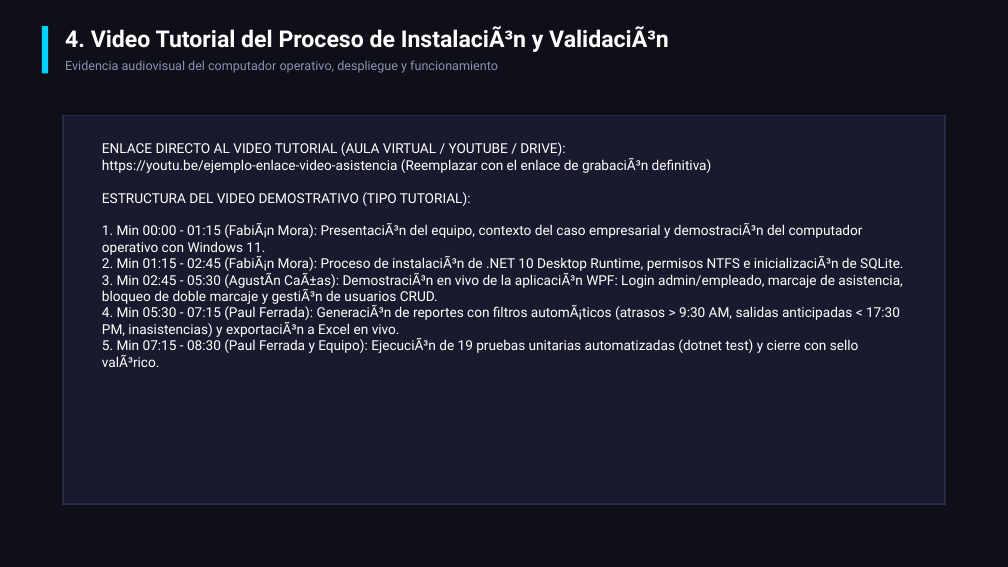
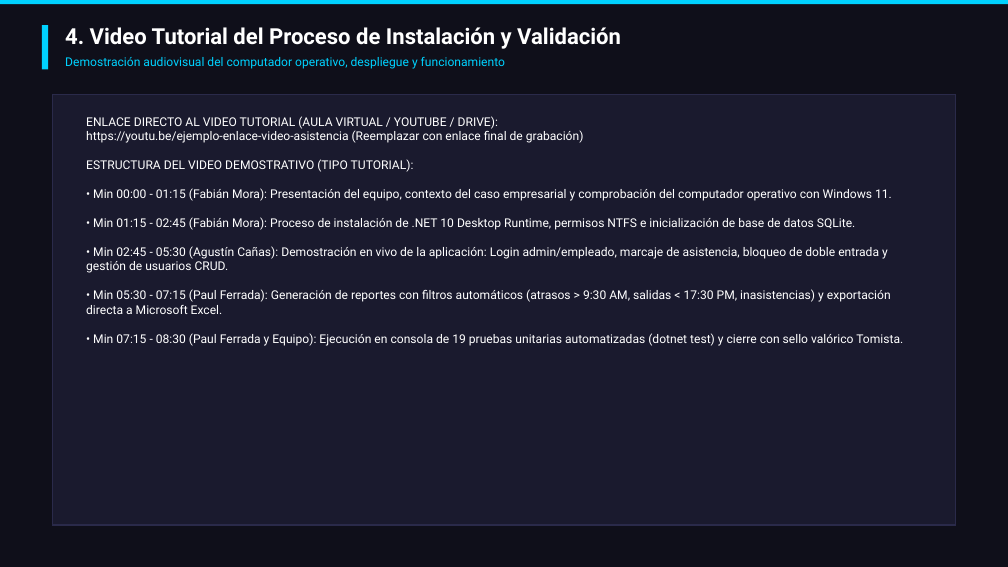
Before and after one commit to swrmm/SoftwareIntegracion, a slide deck: slide 5 of Documentos Proyecto/Presentacion_Etapa_2_Semana_11.pptx. Drawn at 1008x567 pixels with LibreOffice and Linux fonts; fonts in the diff are those of the drawing. Boxes give left, top, right and bottom in pixels: in the first picture for what was removed or moved away, otherwise in the second. Text is boxed around its words. In the diff, an @@ line names an element or a change of style, - is before the commit and + after.

```diff
--- a/Documentos Proyecto/Presentacion_Etapa_2_Semana_11.pptx
+++ b/Documentos Proyecto/Presentacion_Etapa_2_Semana_11.pptx
@@ rectangle added at [0,0,1008,5], fill #00D2FF @@
@@ rectangle: place and size @@
-rectangle at [42,26,48,73]
+rectangle at [42,25,48,69]
@@ text at [65,27,621,49]: text changed; size 22 to 21 pt @@
-4. Video Tutorial del Proceso de InstalaciÃ³n y ValidaciÃ³n
+4. Video Tutorial del Proceso de Instalación y Validación
@@ text at [65,57,505,69]: text changed; size 12 to 11.5 pt; text colour #8892B0 to #00D2FF @@
-Evidencia audiovisual del computador operativo, despliegue y funcionamiento
+Demostración audiovisual del computador operativo, despliegue y funcionamiento
@@ rectangle: place and size @@
-rectangle at [63,116,945,504]
+rectangle at [52,95,955,525]
@@ text at [86,116,903,346]: text changed; size 13 to 11.5 pt @@
-ENLACE DIRECTO AL VIDEO TUTORIAL (AULA VIRTUAL / YOUTUBE / DRIVE):
-https://youtu.be/ejemplo-enlace-video-asistencia (Reemplazar con el enlace de grabaciÃ³n definitiva)
-ESTRUCTURA DEL VIDEO DEMOSTRATIVO (TIPO TUTORIAL):
-1. Min 00:00 - 01:15 (FabiÃ¡n Mora): PresentaciÃ³n del equipo, contexto del caso empresarial y demostraciÃ³n del computador operativo con Windows 11.
-2. Min 01:15 - 02:45 (FabiÃ¡n Mora): Proceso de instalaciÃ³n de .NET 10 Desktop Runtime, permisos NTFS e inicializaciÃ³n de SQLite.
-3. Min 02:45 - 05:30 (AgustÃn CaÃ±as): DemostraciÃ³n en vivo de la aplicaciÃ³n WPF: Login admin/empleado, marcaje de asistencia, bloqueo de doble marcaje y gestiÃ³n de usuarios CRUD.
-4. Min 05:30 - 07:15 (Paul Ferrada): GeneraciÃ³n de reportes con filtros automÃ¡ticos (atrasos > 9:30 AM, salidas anticipadas < 17:30 PM, inasistencias) y exportaciÃ³n a Excel en vivo.
-5. Min 07:15 - 08:30 (Paul Ferrada y Equipo): EjecuciÃ³n de 19 pruebas unitarias automatizadas (dotnet test) y cierre con sello valÃ³rico.
+ENLACE DIRECTO AL VIDEO TUTORIAL (AULA VIRTUAL / YOUTUBE / DRIVE):
+https://youtu.be/ejemplo-enlace-video-asistencia (Reemplazar con enlace final de grabación)
+ESTRUCTURA DEL VIDEO DEMOSTRATIVO (TIPO TUTORIAL):
+• Min 00:00 - 01:15 (Fabián Mora): Presentación del equipo, contexto del caso empresarial y comprobación del computador operativo con Windows 11.
+• Min 01:15 - 02:45 (Fabián Mora): Proceso de instalación de .NET 10 Desktop Runtime, permisos NTFS e inicialización de base de datos SQLite.
+• Min 02:45 - 05:30 (Agustín Cañas): Demostración en vivo de la aplicación: Login admin/empleado, marcaje de asistencia, bloqueo de doble entrada y gestión de usuarios CRUD.
+• Min 05:30 - 07:15 (Paul Ferrada): Generación de reportes con filtros automáticos (atrasos > 9:30 AM, salidas < 17:30 PM, inasistencias) y exportación directa a Microsoft Excel.
+• Min 07:15 - 08:30 (Paul Ferrada y Equipo): Ejecución en consola de 19 pruebas unitarias automatizadas (dotnet test) y cierre con sello valórico Tomista.
```
Also in this commit, not shown: 7 other slides changed, 4 other files.
